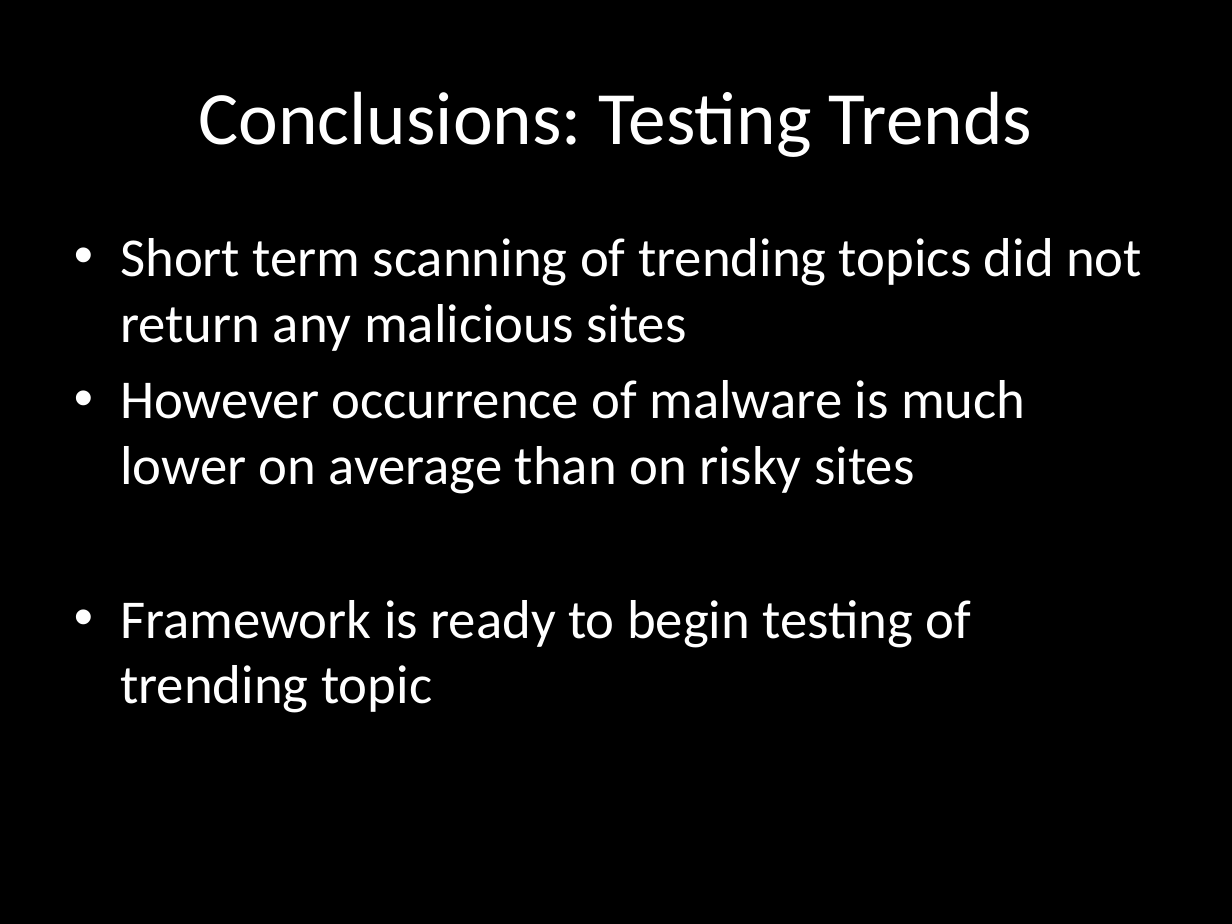
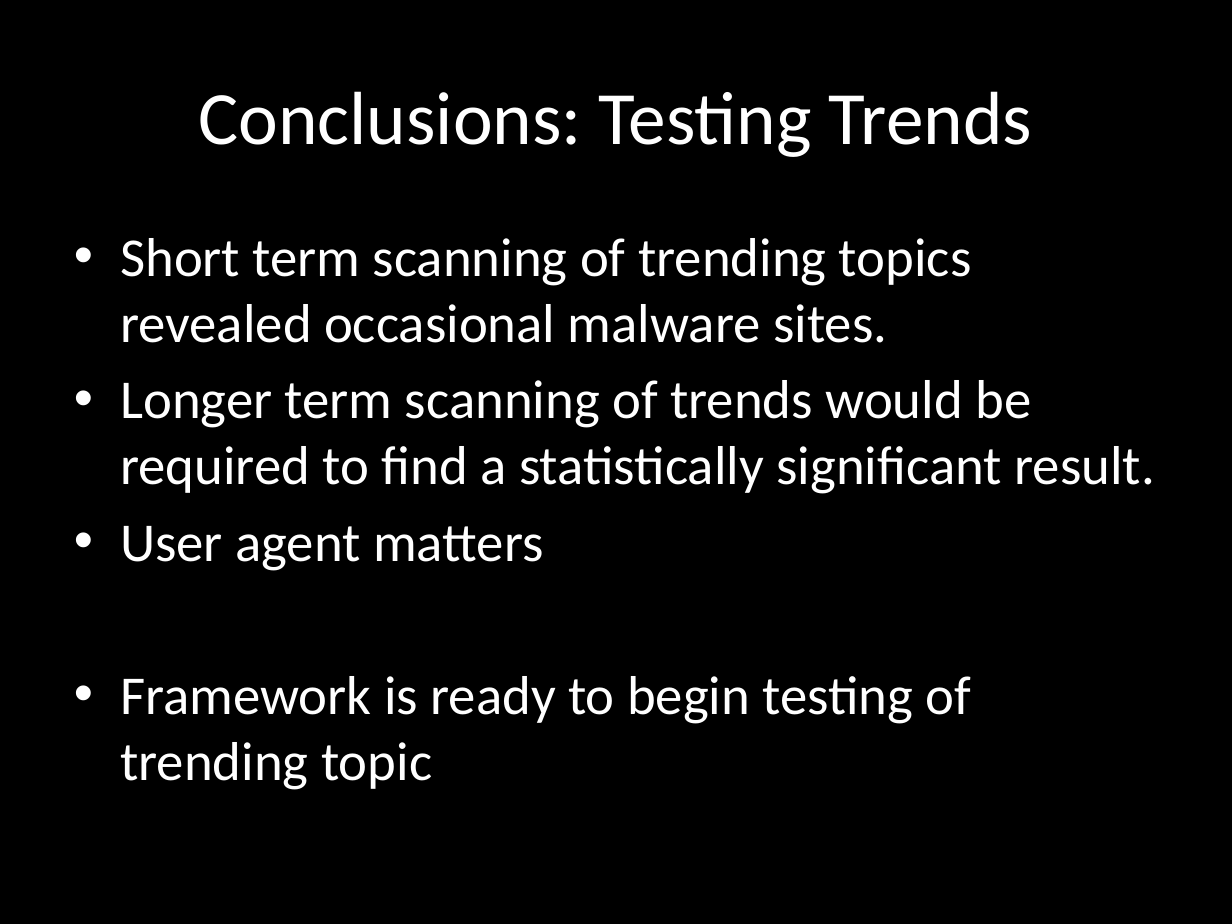
Before and after one commit to chrissorchard/malucrawl, a slide deck: slide 15 of doc/pres3/wk12-progress.pptx. Drawn at 1232x924 pixels with LibreOffice and Linux fonts; fonts in the diff are those of the drawing; background and template pictures are left out. Boxes give left, top, right and bottom in pixels: in the first picture for what was removed or moved away, otherwise in the second. Text is boxed around its words. In the diff, an @@ line names an element or a change of style, - is before the commit and + after.

Commit message:
Updated presentation

```diff
--- a/doc/pres3/wk12-progress.pptx
+++ b/doc/pres3/wk12-progress.pptx
@@ text at [120,238,1155,571]: text changed @@
-• Short term scanning of trending topics did not return any malicious sites
-• However occurrence of malware is much lower on average than on risky sites
+• Short term scanning of trending topics revealed occasional malware sites.
+• Longer term scanning of trends would be required to find a statistically significant result.
+• User agent matters
```
Also in this commit, not shown: 3 other slides changed.
